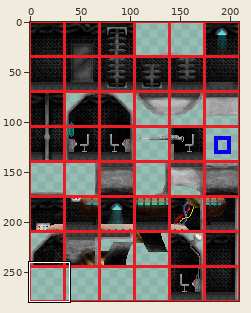
Sprite sheet: assets/images/Ship/shipTilemap.png. Above: a wide view before the commit, with the close-up outlined.
Close-up. As it was:
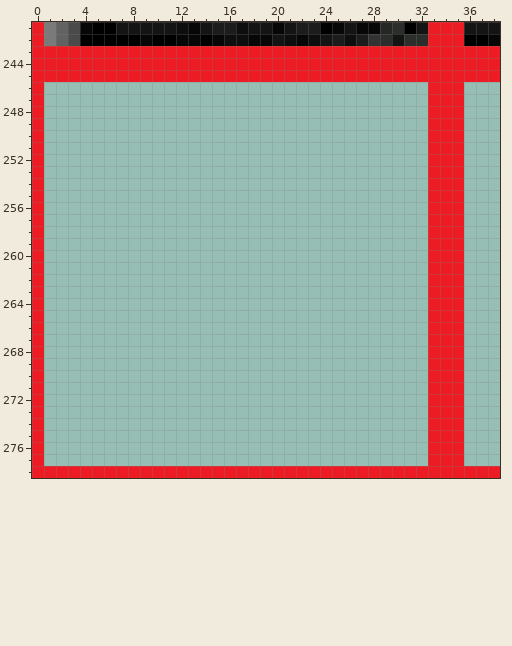
The file is 209x279 pixels. Colours within 5 levels of each other are drawn and written as one. Shown: x 0..38, y 241..278.
Now the later version:
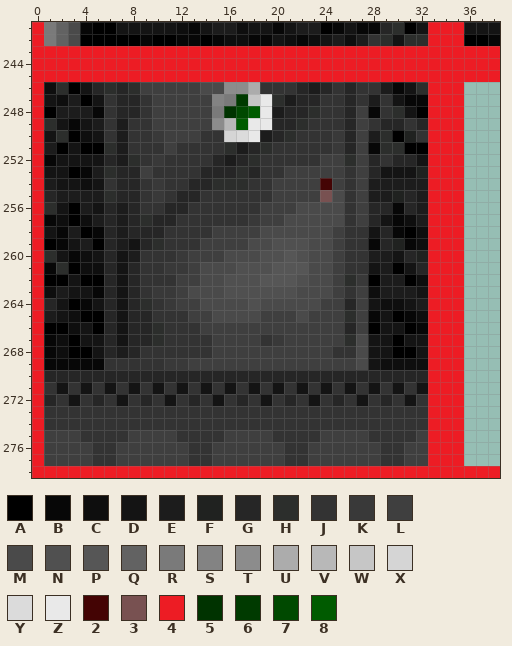
Palette (. is transparent): A #000000  B #070707  C #0e0e0e  D #141414  E #1c1c1c  F #202220  G #262626  H #2c2e2c  J #333333  K #393939  L #3f3f3f  M #4a4a4a  N #505050  P #565656  Q #626262  R #7a7a7a  S #838383  T #8c8c8c  U #acacac  V #b8b8b8  W #c6c6c6  X #d5d5d5  Y #dbdbdb  Z #e9e9e9  2 #440404  3 #785151  4 #ed1c24  5 #003300  6 #003a00  7 #004900  8 #005b00
Difference:
Changed rows in their new state; - is an unchanged pixel.
first column x 1:
246 CHADGHGHLLLLLMMTTUJJJGEGJGJJEBDH
247 DCEADJGGJLLLLLSR6WZHEGGJJGJEJDBB
248 AEEEBJGGJLLLLLR578ZEGGHJJGLBJHDA
249 HDBDEJEJJLLLLLTV8ZZGGHJJJGLJGGJG
250 DHACDJEJJKLLLJJXYZEGHJJJKGLEHAFJ
251 EADAAHEJJJLJJJJHEGHJJJJJKGLBHHAA
252 BDDDDGEHJKJJJJGEGHJJJJJLLHLGJGGD
253 DDABEHGGLJJJJGGGHGJJLLLLLJLGDDDF
254 EDDCDJGGJKJJGGHHHJJLLLL2LJLEEEEE
255 GEEEEHGGJKJGGJJJJJJLLLL3MJLEEFGE
256 HDAEDGEGJJGGJJJJJJLLLMMMMJLGGBGE
257 BCACEGEGHGGJJJJJJKLLMMMMMJLGDBCE
258 DBEABGEGGGJJJJLLLLMMMMMMLJJDGBAC
259 ABDEAGEDGHJJJLLLLMMNNNMMLJJBGFBC
260 HDBCDGDEJJJKLLLMMMNNPNMMLJJEEDGF
261 BHACCGDGJJKKLMMMNNNPPPMMLJJDEADG
262 AADAAGDGJJJLLMMNNNPPPNMMLHKAEEAC
263 CEDDBGDGJKKLMMMNNNNNNMMMLJLCEEED
264 GDABDGDGHJKLLMMMMNMMMMMLLGLDCCDE
265 EDCAAGDGGJJJLLMMMMLLLMLLLHLBDABC
266 AACDAGDGGHJJJLLLLLLLLLLLLGLADDAB
267 BCADDGDGGHJJJJLLLLJKLLLLLHMDDADD
268 BCAADGEGJJJJJJLLLLLLLLLLJJMDDAAD
269 BBBBBJJJJJKKLLLLLLLLLLLLLLMDCCCC
270 GGGGGGGGGGGGGGGGGGGGGGGGGGGGGGGG
271 JDJDJDJDJDJDJDJDJDJDJDJDJDJDJDJD
272 GJDJGJDJGJDJGJDJGJDJGJDJGJDJGJDJ
273 JJJJJJJJJJJJJJJJJJJJJJJJJJJJJJJJ
274 JJJJJJJJJJJJJJJJJJJJJJJJJJJJJJJJ
275 LLLJJJJLLLLJJJJLLLLJJJJLLLLJJJJL
276 LLLLJJLLLLLLJJLLLLLLJJLLLLLLJJLL
277 LLLLJJLLLLLLJJLLLLLLJJLLLLLLJJLL
Boxes around the changes in both close-ups, in picture pixels (x1, y1, x2, y2):
added: (44, 82, 428, 466)
